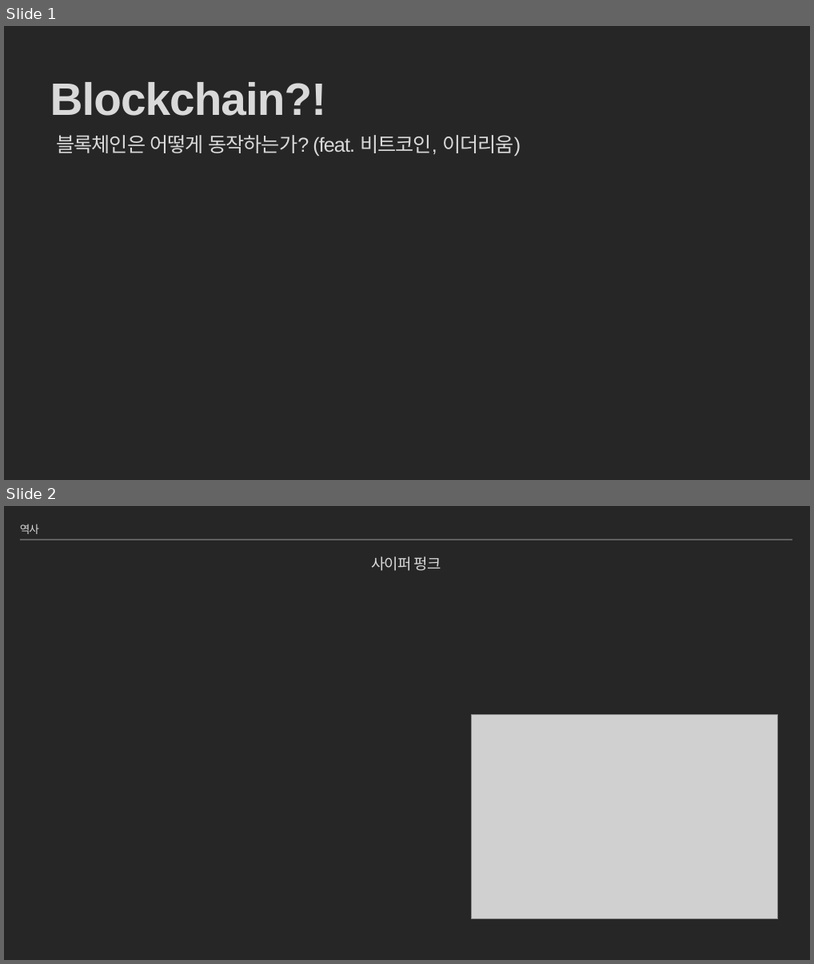
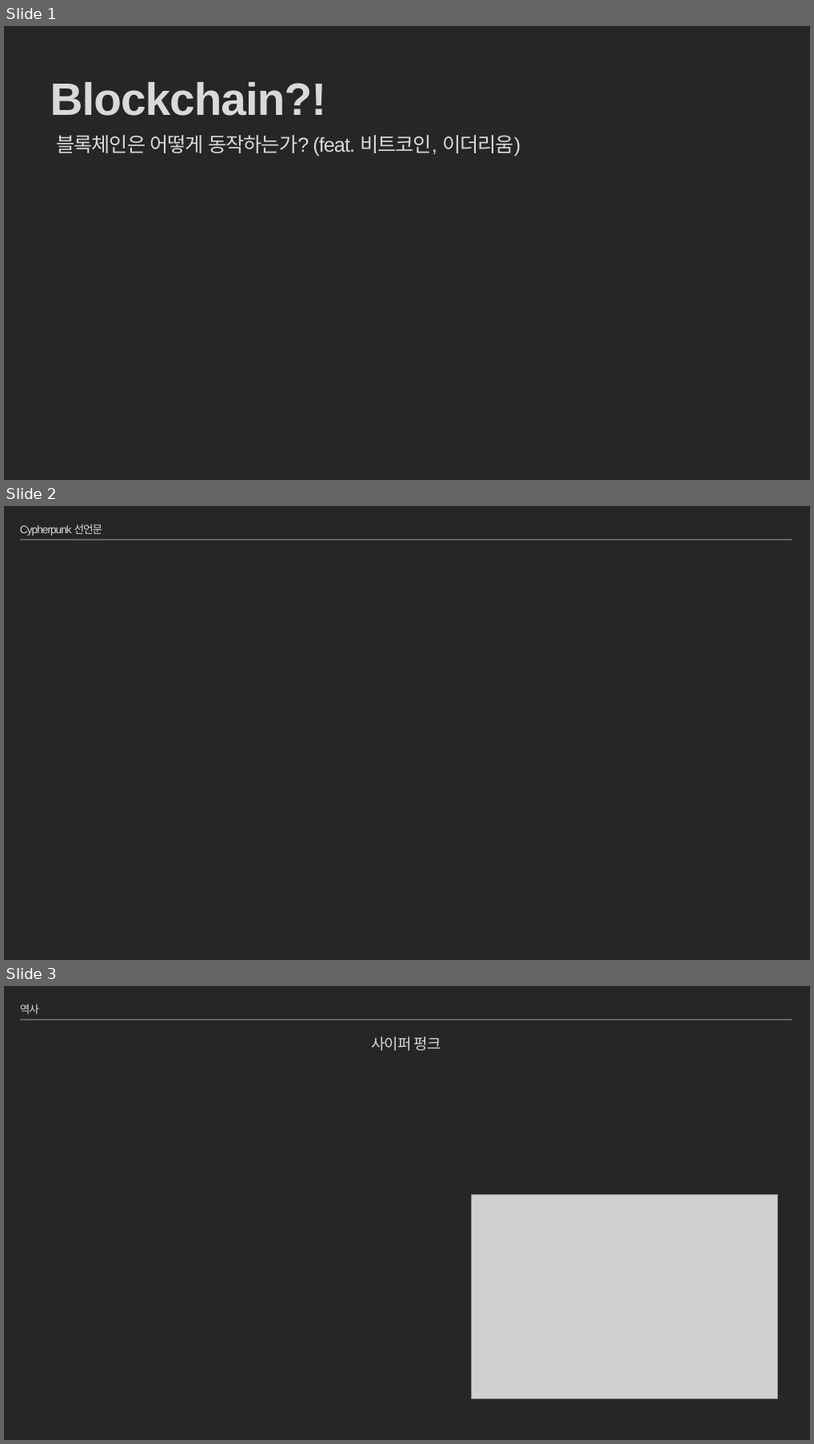
Before and after one commit to moss0801/blockchain-doc, a slide deck: General/Blockchain Part1.pptx. Shown one above the other, each under a label of ours: slides 1 and 2 before the commit, slides 1, 2 and 3 after it. The pictures are 814x964 and 814x1444 pixels, drawn with LibreOffice and Linux fonts; fonts in the diff are those of the drawing; grey boxes stand for pictures. Boxes give left, top, right and bottom in pixels: in the first picture for what was removed or moved away, otherwise in the second. Text is boxed around its words. In the diff, an @@ line names an element or a change of style, - is before the commit and + after.

Commit message:
Blockchain Part2 abi, rlp

```diff
--- a/General/Blockchain Part1.pptx
+++ b/General/Blockchain Part1.pptx
@@ slide 2 added at (4,506,810,960), background #262626; not listed: 1 template element that a slide beside it also shows @@
@@ title added at (20,524,103,536), 13 pt, text #D9D9D9 @@
+Cypherpunk 선언문
@@ what was slide 2 is now slide 3 @@
```
